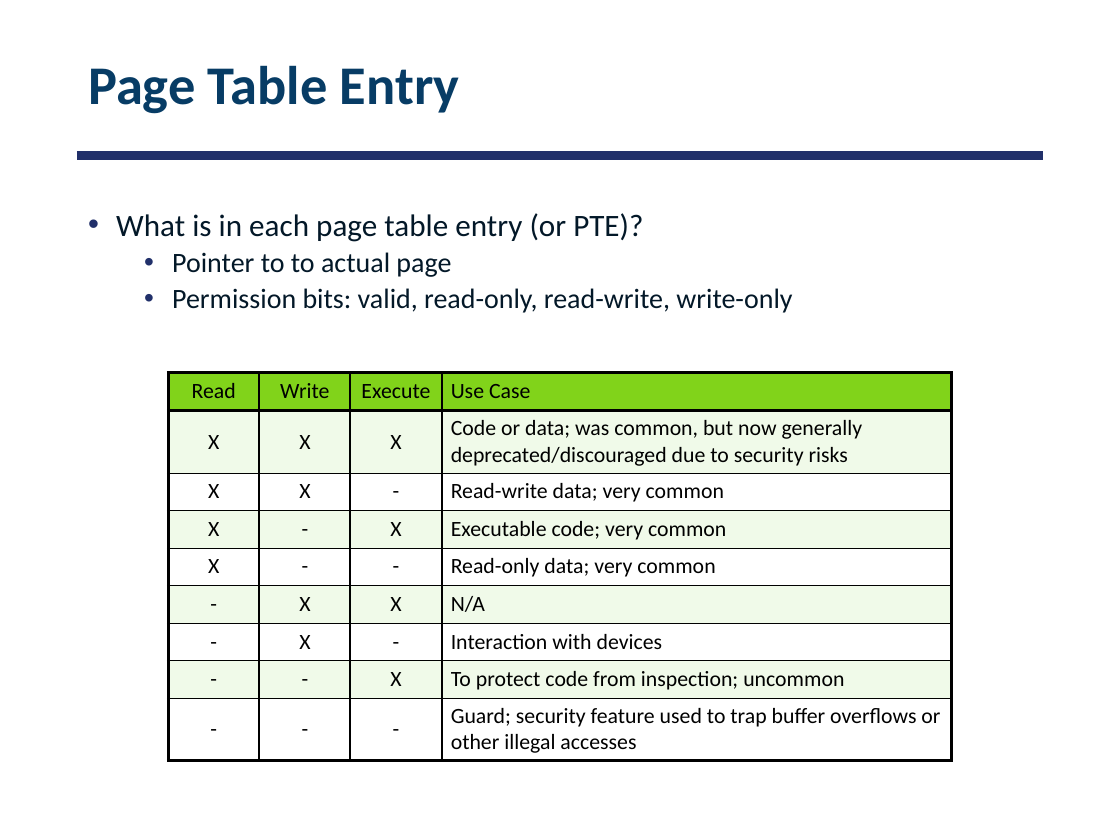
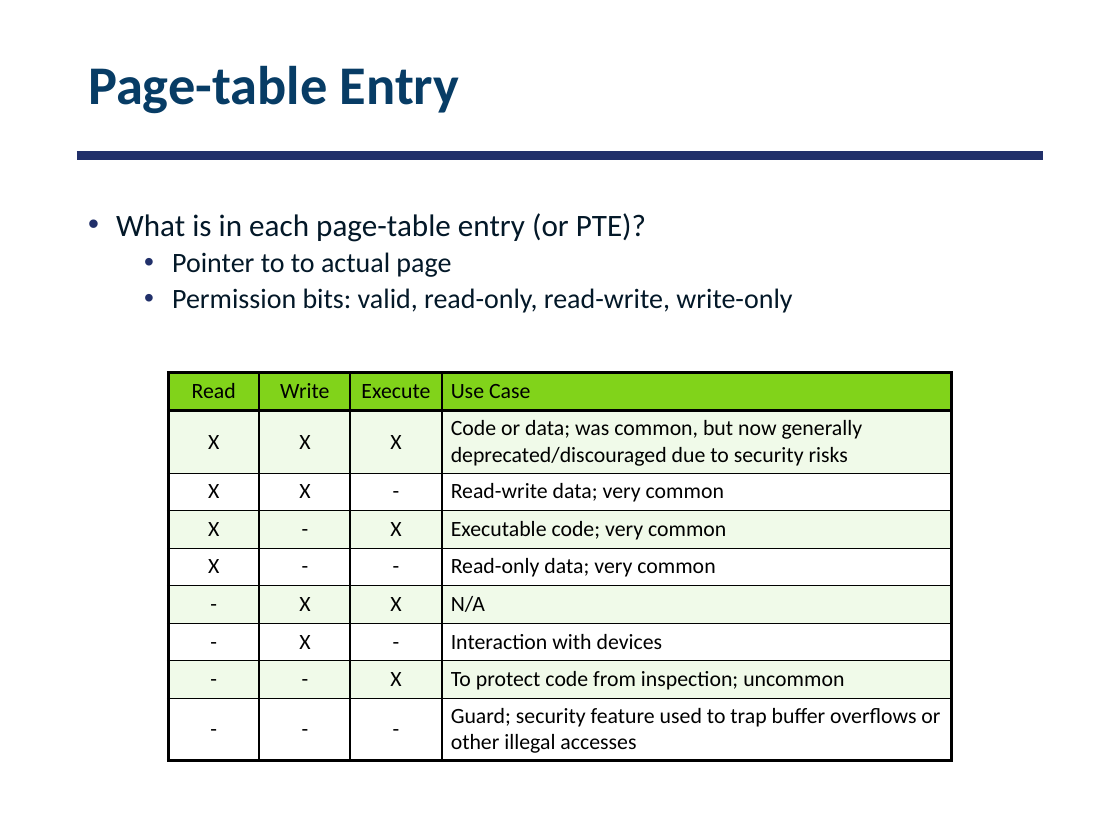
Before and after one commit to smajidzahedi/ECE350, a slide deck: slide 29 of 07-address.pptx. Drawn at 1120x840 pixels with LibreOffice and Linux fonts; fonts in the diff are those of the drawing. Boxes give left, top, right and bottom in pixels: in the first picture for what was removed or moved away, otherwise in the second. Text is boxed around its words. In the diff, an @@ line names an element or a change of style, - is before the commit and + after.

```diff
--- a/07-address.pptx
+++ b/07-address.pptx
@@ title at [88, 65, 459, 114]: text changed @@
-Page Table Entry
+Page-table Entry
@@ text at [116, 213, 646, 242]: text changed @@
-• What is in each page table entry (or PTE)?
+• What is in each page-table entry (or PTE)?
```
Also in this commit, not shown: 9 other slides changed, 1 other file.
